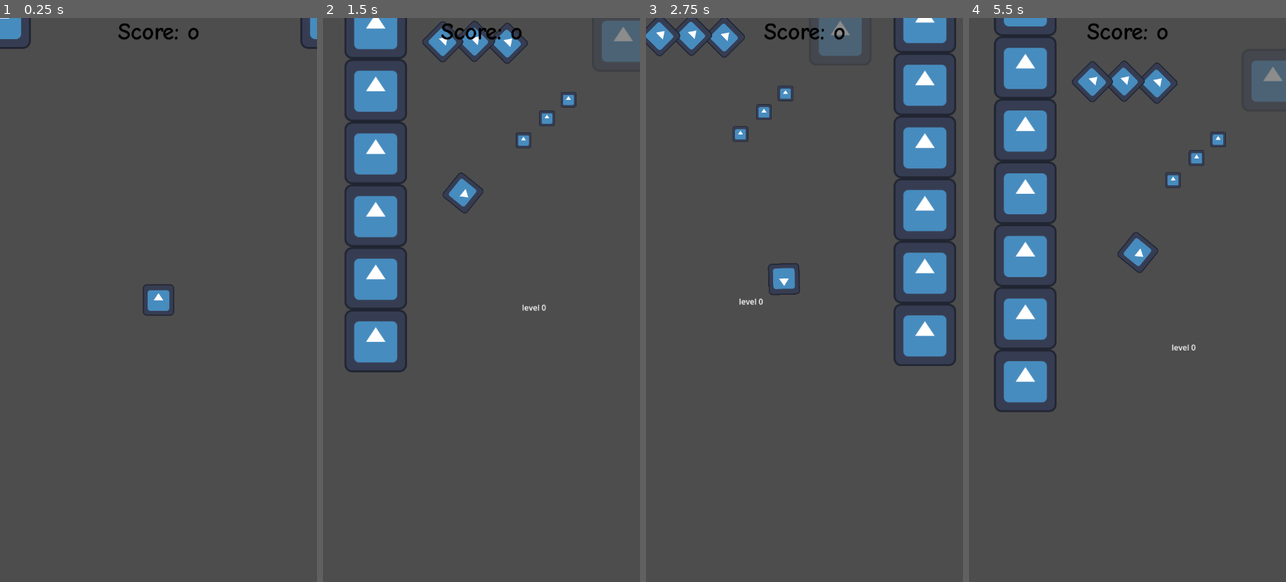
Above: before the commit, frames 1-4 (left to right).
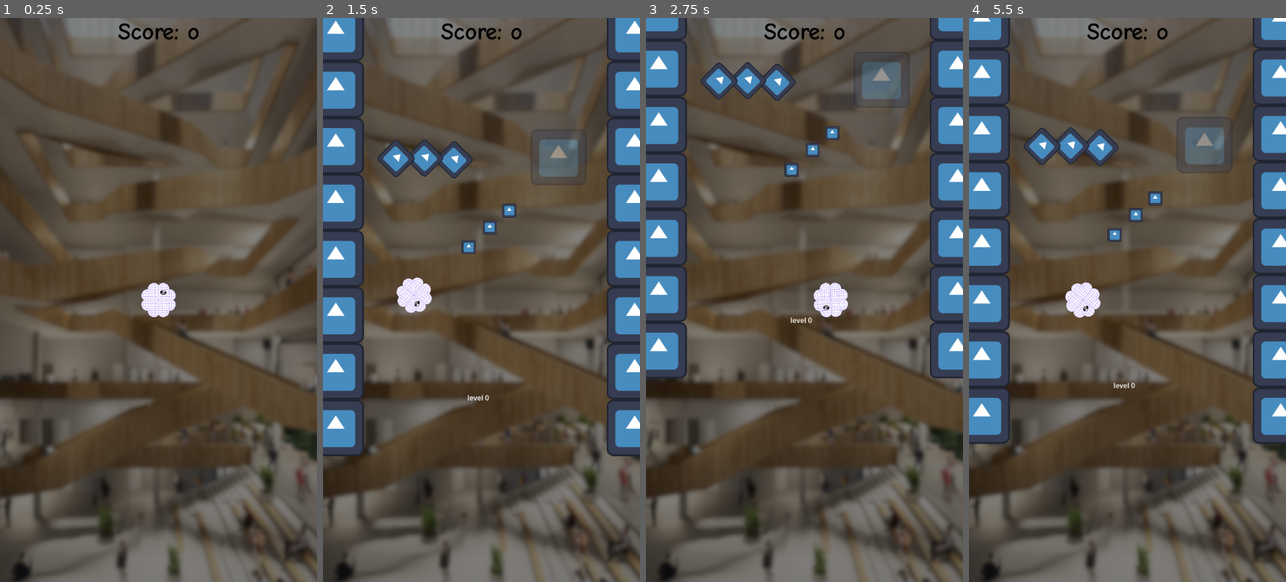
Above: after the commit, the same moments.

Repository: Slideshow776/GGJ2025
Game: Godot game, scene res://scenes/game.tscn
Two runs of this game, one before a commit and one after it. Both use one fixed random seed, a clock stepped at 60 frames per second and the inputs below. The engine's default icon, where the game draws it, is replaced by a stand-in: a white triangle on a blue panel in a dark square.
Inputs (mouse positions are in pixels of both pictures, inside the frame that each line leads up to):
- Up to frame 1 (0.25 s): no input
- Up to frame 2 (1.5 s): tap Enter at 0.5 s; move the mouse to (551, 271) at 0.52 s; click (551, 271) at 0.67 s; move the mouse to (418, 328) at 1.27 s; click (418, 328) at 1.42 s
- Up to frame 3 (2.75 s): move the mouse to (836, 175) at 2.02 s; click (836, 175) at 2.17 s
- Up to frame 4 (5.5 s): move the mouse to (1111, 412) at 2.77 s; click (1111, 412) at 2.92 s; move the mouse to (1222, 384) at 3.52 s; click (1222, 384) at 3.67 s; tap R (restart) at 4.15 s; move the mouse to (1032, 215) at 4.27 s; click (1032, 215) at 4.42 s; move the mouse to (1143, 300) at 5.02 s; click (1143, 300) at 5.17 s

The runs differ from the first frame. In frame 1, 54% of the frame differs, in the area x 0-100%, y 0-100%; in frame 2, 63%; in frame 3, 64%; in frame 4, 64%.

Commit message:
added game over dynamic

Diff:
--- a/scenes/game.tscn
+++ b/scenes/game.tscn
@@ -1,20 +1,33 @@
-[gd_scene load_steps=5 format=3 uid="uid://co16p1xahabxr"]
+[gd_scene load_steps=6 format=3 uid="uid://co16p1xahabxr"]
 
 [ext_resource type="PackedScene" uid="uid://fsp8ieeax256" path="res://scenes/player.tscn" id="1_bc5s3"]
 [ext_resource type="Script" path="res://scripts/game.gd" id="1_cpdko"]
 [ext_resource type="PackedScene" uid="uid://bb0n3ofiugkw2" path="res://scenes/levels/level_0.tscn" id="2_bpl2f"]
+[ext_resource type="Texture2D" uid="uid://c3o4s5vjks17k" path="res://assets/images/arkitekturisk_perle.png" id="2_lvsdj"]
 [ext_resource type="Theme" path="res://assets/main_theme.tres" id="7_llnwt"]
 
 [node name="Game" type="Node2D"]
 position = Vector2(0, -64)
 script = ExtResource("1_cpdko")
 
+[node name="Camera2D" type="Camera2D" parent="."]
+unique_name_in_owner = true
+position = Vector2(332.195, 1782.13)
+position_smoothing_speed = 20.0
+
+[node name="Sprite2D" type="Sprite2D" parent="."]
+unique_name_in_owner = true
+modulate = Color(0.513233, 0.513233, 0.513233, 1)
+position = Vector2(330, 1772)
+scale = Vector2(1.10168, 1.10168)
+texture = ExtResource("2_lvsdj")
+
 [node name="Level0" parent="." instance=ExtResource("2_bpl2f")]
 unique_name_in_owner = true
 
 [node name="Player" parent="." instance=ExtResource("1_bc5s3")]
 unique_name_in_owner = true
-position = Vector2(325, 1793)
+position = Vector2(331, 2472)
 
 [node name="CanvasLayer" type="CanvasLayer" parent="."]
 
--- a/scenes/levels/level_0.tscn
+++ b/scenes/levels/level_0.tscn
@@ -10,6 +10,7 @@
 
 [node name="Level0" type="Node2D"]
 script = ExtResource("1_txvdj")
+bubble_scene = ExtResource("1_7c3w6")
 
 [node name="Label" type="Label" parent="."]
 anchors_preset = 5
--- a/scenes/levels/level_1.tscn
+++ b/scenes/levels/level_1.tscn
@@ -14,6 +14,7 @@
 [node name="Level1" type="Node2D"]
 position = Vector2(-16, 0)
 script = ExtResource("1_0j48k")
+bubble_scene = ExtResource("2_hy4jw")
 
 [node name="Label" type="Label" parent="."]
 anchors_preset = 5
--- a/scenes/levels/level_2.tscn
+++ b/scenes/levels/level_2.tscn
@@ -13,6 +13,7 @@
 [node name="Level2" type="Node2D"]
 position = Vector2(16, 0)
 script = ExtResource("1_qts00")
+bubble_scene = ExtResource("2_wruqj")
 
 [node name="Label" type="Label" parent="."]
 anchors_preset = 5
--- a/scenes/player.tscn
+++ b/scenes/player.tscn
@@ -1,7 +1,7 @@
 [gd_scene load_steps=5 format=3 uid="uid://fsp8ieeax256"]
 
 [ext_resource type="Script" path="res://scripts/player.gd" id="1_2qefk"]
-[ext_resource type="Texture2D" uid="uid://op4yb8wp6yl" path="res://assets/images/icon.svg" id="1_r64ns"]
+[ext_resource type="Texture2D" uid="uid://j5sis2sxsb7e" path="res://assets/images/waffle_test.png" id="2_dlmvl"]
 
 [sub_resource type="CircleShape2D" id="CircleShape2D_h4a85"]
 radius = 27.0185
@@ -15,15 +15,11 @@
 script = ExtResource("1_2qefk")
 
 [node name="Sprite2D" type="Sprite2D" parent="."]
-scale = Vector2(0.5, 0.5)
-texture = ExtResource("1_r64ns")
+scale = Vector2(0.40625, 0.40625)
+texture = ExtResource("2_dlmvl")
 
 [node name="CollisionShape2D" type="CollisionShape2D" parent="."]
 shape = SubResource("CircleShape2D_h4a85")
-
-[node name="Camera2D" type="Camera2D" parent="."]
-position_smoothing_enabled = true
-position_smoothing_speed = 2.0
 
 [node name="Area2D" type="Area2D" parent="."]
 
--- a/scripts/game.gd
+++ b/scripts/game.gd
@@ -1,6 +1,7 @@
 extends Node2D
 
-@export var shoot_speed = 1000
+@export var shoot_speed := 1000
+@export var game_over_wait_duration := 1.0
 
 var level_scenes: Array[PackedScene] = []  # Array to store all the level scenes
 var loaded_levels: Array[Level2] = []
@@ -8,10 +9,15 @@
 var level_height := 1280
 var first_player_event := true
 var score := 0
+var player_original_position: Vector2
+var is_game_over := false
+var first_bubble: Bubble
 
 @onready var player: Player = %Player
 @onready var label: Label = %Label
-@onready var level_0: Node2D = %Level0  # Reference to the first level (Level0)
+@onready var level_0: Level2 = %Level0  # Reference to the first level (Level0)
+@onready var sprite_2d: Sprite2D = %Sprite2D
+@onready var camera_2d: Camera2D = %Camera2D
 
 
 func _ready() -> void:
@@ -20,6 +26,11 @@
 	level_scenes.append(level_0)
 	num_levels += 1
 	load_new_level()
+	camera_2d.position = player.position
+	camera_2d.zoom = Vector2.ONE * 0.9
+
+	player_original_position = player.global_position
+	player.died.connect(_restart)
 
 
 func _process(delta: float) -> void:
@@ -28,10 +39,17 @@
 		load_new_level()
 		remove_old_level()
 
+	sprite_2d.position.y = player.global_position.y
+	camera_2d.position.y = player.position.y
+
 
 func _input(event: InputEvent) -> void:
 	if event.is_action_pressed("restart"):
 		get_tree().reload_current_scene()
+
+	if is_game_over:
+		return
+
 	if event is InputEventMouseButton:  # Detect any mouse button
 		if event.pressed:
 			_move_player()
@@ -72,7 +90,7 @@
 			print("Error: Failed to load scene:", scene_path)
 
 	dir.list_dir_end()  # End directory iteration
-	print("Loaded levels:", level_scenes.size())
+	#print("Loaded levels:", level_scenes.size())
 
 
 func load_new_level() -> void:
@@ -112,18 +130,18 @@
 
 
 func enter_player_in_first_bubble():
-	var bubble = %Level0/Entities/Bubbles/FirstBubble as Bubble
-	if bubble == null:
+	first_bubble = level_0.first_bubble
+	if first_bubble == null:
 		print("game.gd => Error: first bubble is null!")
 		return
 
-	player.bubble = bubble
-	bubble.enter_player(player)
+	player.bubble = first_bubble
+	first_bubble.enter_player(player)
 
 	var tween := create_tween()
 	tween.set_trans(Tween.TRANS_EXPO)
 	tween.set_ease(Tween.EASE_OUT)
-	tween.tween_property(player, "global_position", bubble.global_position, 1.0)
+	tween.tween_property(player, "global_position", first_bubble.global_position, 1.0)
 
 
 func shoot_player() -> void:
@@ -149,3 +167,15 @@
 func _on_pickup() -> void:
 	score += 10
 	label.set_text("Score: " + str(score))
+
+
+func _restart() -> void:
+	is_game_over = true
+	await get_tree().create_timer(game_over_wait_duration).timeout
+
+	is_game_over = false
+	player.position = player_original_position
+	player.restart()
+	first_player_event = true
+	level_0.restart()
+	first_bubble = level_0.first_bubble
--- a/scripts/level.gd
+++ b/scripts/level.gd
@@ -1,5 +1,62 @@
 class_name Level2
 extends Node2D
+
+@export var bubble_scene: PackedScene  # Assign your Bubble scene here in the editor
+
+# Store references to the original bubbles
+var original_bubbles: Array[Bubble] = []
+var first_bubble: Bubble
+
+
+func _ready() -> void:
+	_store_original_bubbles()
+
+
+func _store_original_bubbles() -> void:
+	# Capture all original bubbles for recreation
+	var bubbles_node = get_node_or_null("Entities/Bubbles")
+	if not bubbles_node:
+		return
+
+	original_bubbles.clear()
+	var bottommost_bubble: Bubble = null
+
+	for child in bubbles_node.get_children():
+		if child is Bubble:
+			original_bubbles.append(child.duplicate())  # Duplicate the bubble node
+
+			# Check for the bottommost bubble
+			if bottommost_bubble == null or child.position.y > bottommost_bubble.position.y:
+				bottommost_bubble = child
+
+	first_bubble = bottommost_bubble
+
+
+func restart() -> void:
+	# Reset all bubbles in the level using the stored originals
+	var bubbles_node = get_node_or_null("Entities/Bubbles")
+	if not bubbles_node:
+		return
+
+	# Remove all existing bubbles
+	for child in bubbles_node.get_children():
+		if child is Bubble:
+			child.queue_free()
+
+	# Recreate bubbles from the stored originals
+	var bottommost_bubble: Bubble = null
+	for bubble in original_bubbles:
+		var new_bubble = bubble_scene.instantiate() as Bubble
+		if new_bubble:
+			new_bubble.position = bubble.position
+			new_bubble.rotation = bubble.rotation
+			bubbles_node.add_child(new_bubble)
+
+			# Check for the bottommost bubble
+			if bottommost_bubble == null or new_bubble.position.y > bottommost_bubble.position.y:
+				bottommost_bubble = new_bubble
+
+	first_bubble = bottommost_bubble
 
 
 func set_new_position(new_position: Vector2):
--- a/scripts/player.gd
+++ b/scripts/player.gd
@@ -1,5 +1,7 @@
 class_name Player
 extends CharacterBody2D
+
+signal died
 
 @export var death_velocity := 0.5
 @export var death_rotation_min := PI / 128
@@ -8,6 +10,8 @@
 var bubble: Bubble
 var is_dead := false
 var _death_rotation := 0.0
+
+@onready var camera_2d: Camera2D = %Camera2D
 
 
 func _physics_process(delta) -> void:
@@ -20,3 +24,11 @@
 	velocity *= -death_velocity
 	_death_rotation = randf_range(death_rotation_min, death_rotation_max)
 	is_dead = true
+	died.emit()
+
+func restart() -> void:
+	velocity = Vector2.ZERO
+	rotation = 0.0
+	bubble = null
+	is_dead = false
+	_death_rotation = 0.0
Binary file added: assets/images/arkitekturisk_perle.png
Not shown, added: assets/images/arkitekturisk_perle.png.import
Binary file added: assets/images/waffle_test.png
Not shown, added: assets/images/waffle_test.png.import
